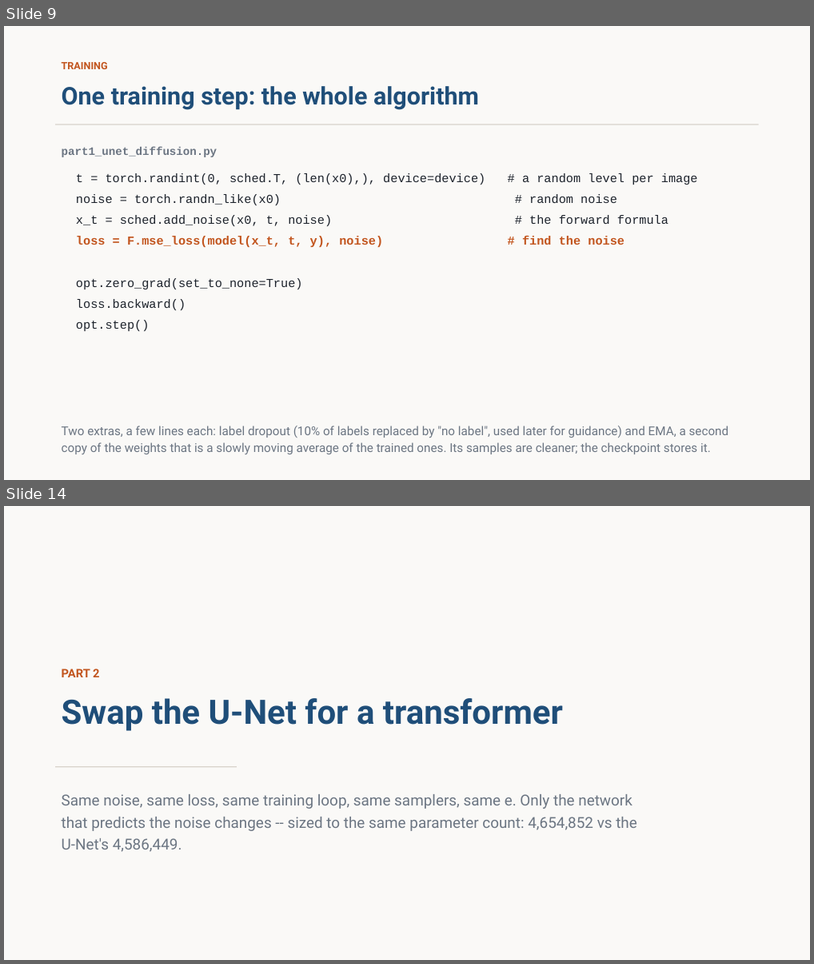
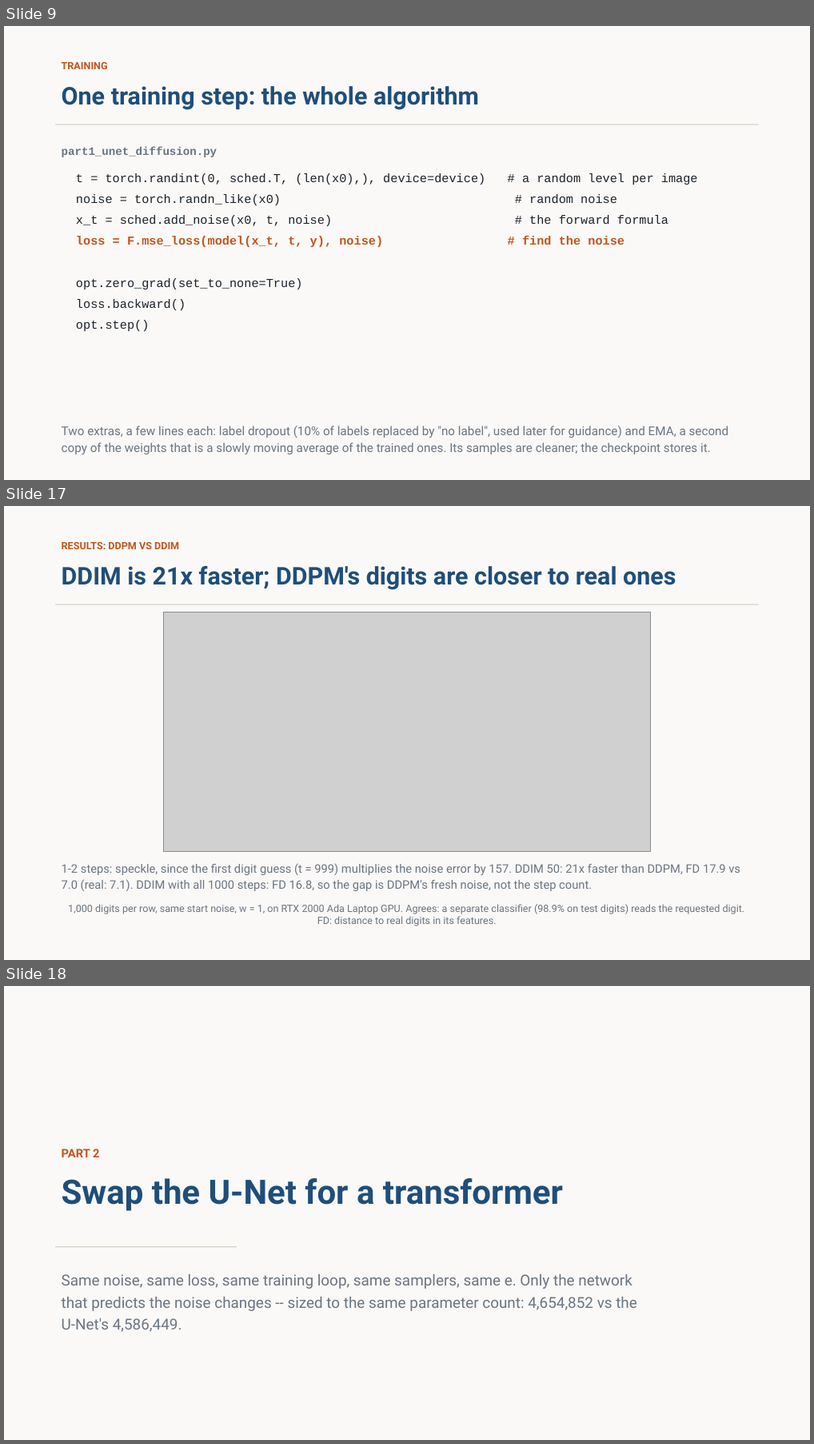
Before and after one commit to stanthemaker/tutorial_ml, a slide deck: week5_diffusion/slides/week5_diffusion.pptx. Shown one above the other, each under a label of ours: slides 9 and 14 before the commit, slides 9, 17 and 18 after it; the slides between them are not shown. The pictures are 814x964 and 814x1444 pixels, drawn with LibreOffice and Linux fonts; fonts in the diff are those of the drawing; grey boxes stand for pictures. Boxes give left, top, right and bottom in pixels: in the first picture for what was removed or moved away, otherwise in the second. Text is boxed around its words. In the diff, an @@ line names an element or a change of style, - is before the commit and + after.

```diff
--- a/week5_diffusion/slides/week5_diffusion.pptx
+++ b/week5_diffusion/slides/week5_diffusion.pptx
@@ slide 17 added at box(4, 506, 810, 960), background #FAF9F7 @@
@@ text added at box(62, 542, 179, 549), 12 pt, text #C2551E, bold @@
+RESULTS: DDPM VS DDIM
@@ text added at box(62, 566, 676, 590), 29 pt, text #1F4E79, bold @@
+DDIM is 21x faster; DDPM's digits are closer to real ones
@@ rectangle added at box(55, 604, 759, 605), fill #D8D3CB @@
@@ picture added at box(163, 612, 650, 851) @@
@@ text added at box(62, 863, 741, 891), 14 pt, text #6B7582 @@
+1-2 steps: speckle, since the first digit guess (t = 999) multiplies the noise error by 157. DDIM 50: 21x faster than DDPM, FD 17.9 vs 7.0 (real: 7.1). DDIM with all 1000 steps: FD 16.8, so the gap is DDPM's fresh noise, not the step count.
@@ text added at box(68, 904, 746, 926), 12 pt, text #6B7582 @@
+1,000 digits per row, same start noise, w = 1, on RTX 2000 Ada Laptop GPU. Agrees: a separate classifier (98.9% on test digits) reads the requested digit. FD: distance to real digits in its features.
@@ what was slide 14 is now slide 18 @@
```
Also in this commit, not shown: 4 slides changed, 5 other slides added, 2 slides removed, 54 other files.
